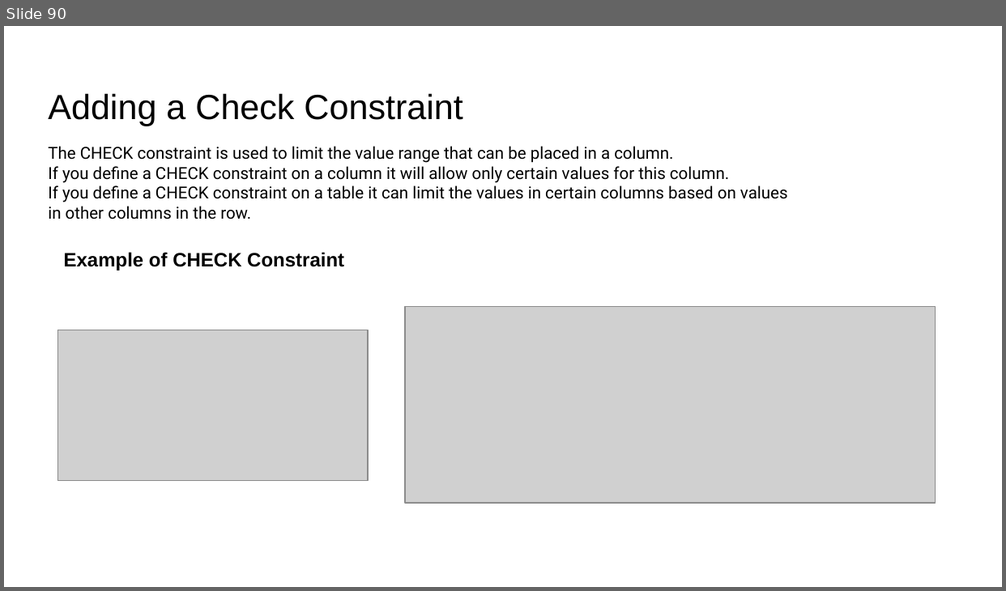
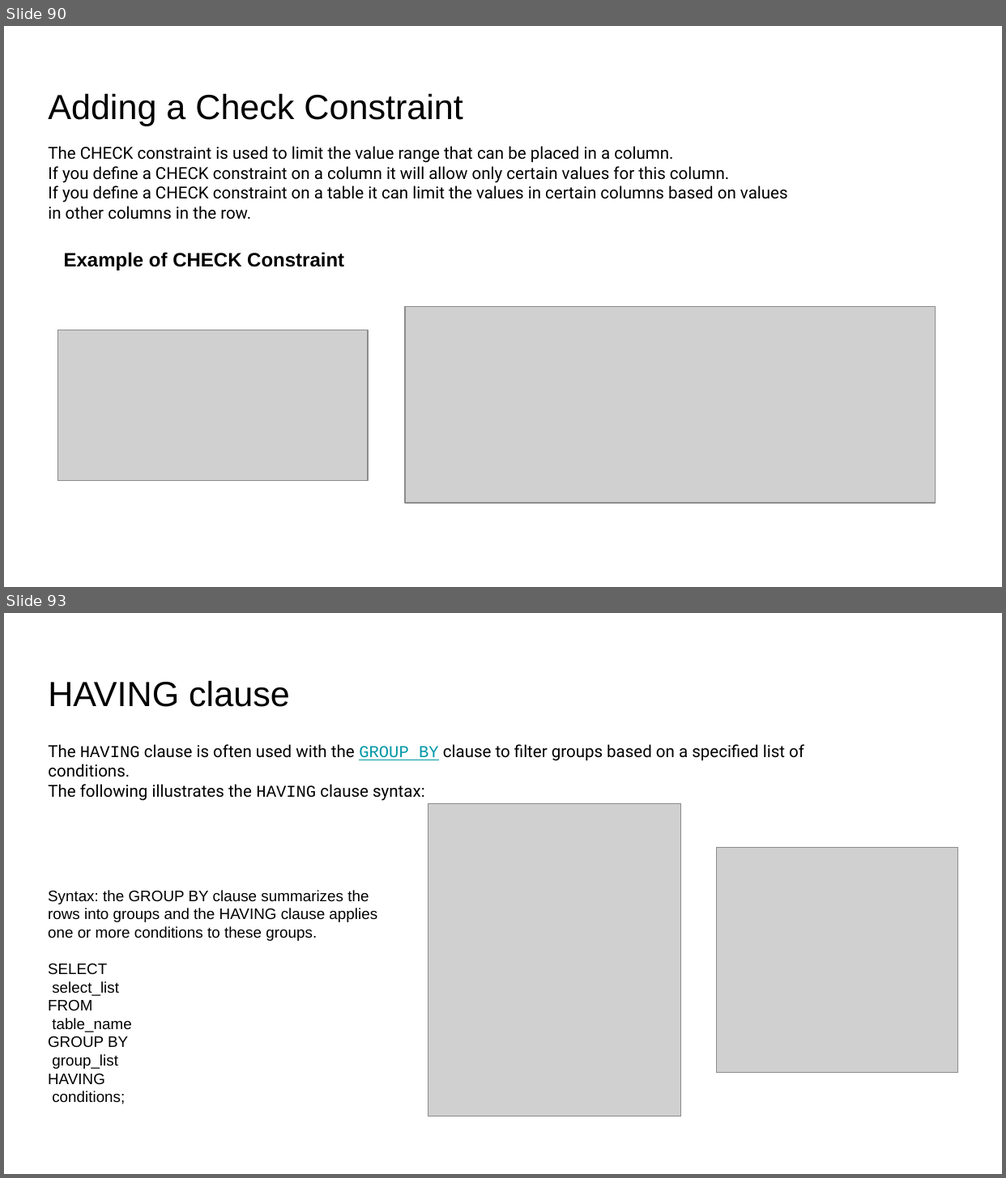
Before and after one commit to imcuteani/Azure_Big_Data_Training, a slide deck: IIHT-Capgemini Big Data Azure Training-Slide.pptx. Shown one above the other, each under a label of ours: slide 90 before the commit, slides 90 and 93 after it; the slides between them are not shown. The pictures are 1006x591 and 1006x1178 pixels, drawn with LibreOffice and Linux fonts; fonts in the diff are those of the drawing; grey boxes stand for pictures. Boxes give left, top, right and bottom in pixels: in the first picture for what was removed or moved away, otherwise in the second. Text is boxed around its words. In the diff, an @@ line names an element or a change of style, - is before the commit and + after.

```diff
--- a/IIHT-Capgemini Big Data Azure Training-Slide.pptx
+++ b/IIHT-Capgemini Big Data Azure Training-Slide.pptx
@@ slide 93 added at (x1=4, y1=613, x2=1002, y2=1174), background #FFFFFF @@
@@ title added at (x1=48, y1=680, x2=290, y2=707), 25.2 pt, text #000000 @@
+HAVING clause
@@ text added at (x1=48, y1=744, x2=804, y2=801), 12 pt, text #000000 @@
+The HAVING clause is often used with the GROUP BY clause to filter groups based on a specified list of conditions.
+The following illustrates the HAVING clause syntax:
@@ picture added at (x1=428, y1=803, x2=680, y2=1116) @@
@@ picture added at (x1=717, y1=848, x2=958, y2=1073) @@
@@ text added at (x1=48, y1=890, x2=377, y2=1105), 11 pt, text #000000 @@
+Syntax: the GROUP BY clause summarizes the rows into groups and the HAVING clause applies one or more conditions to these groups.
+SELECT
+select_list
+FROM
+table_name
+GROUP BY
+group_list
+HAVING
+conditions;
```
Also in this commit, not shown: 4 other slides added, 9 other files.
